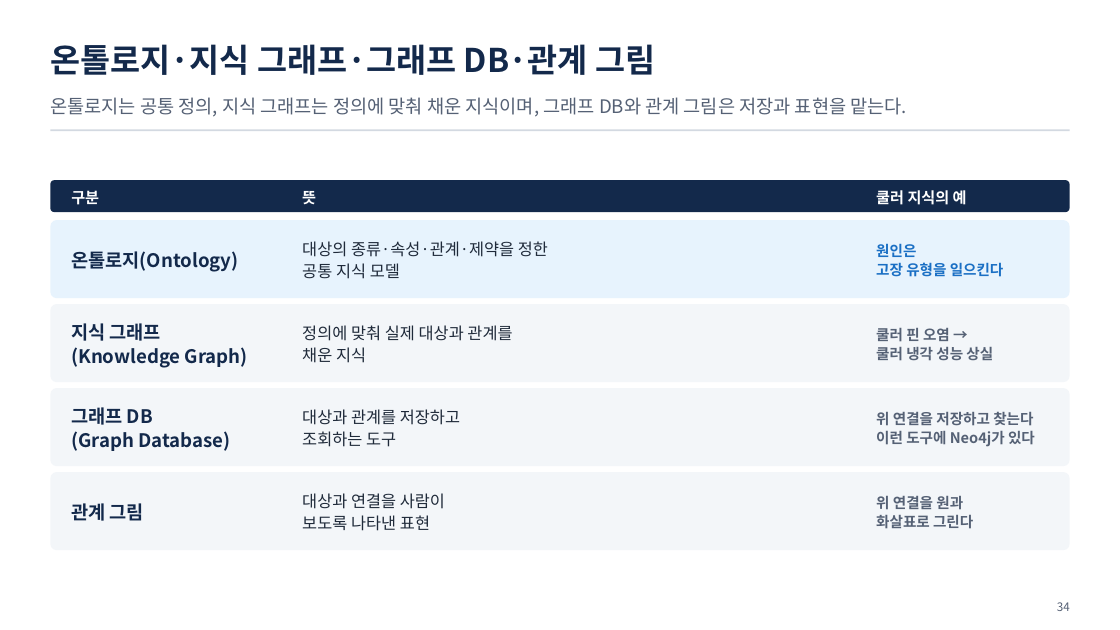
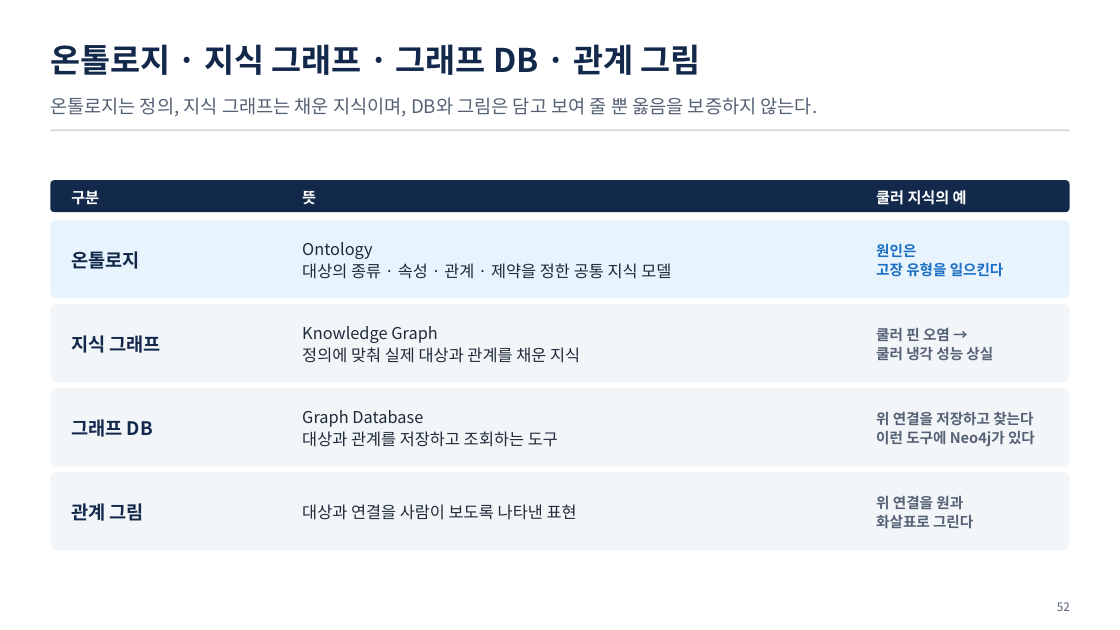
Before and after one commit to uengine-oss/hyd-iot-edu, a slide deck: slide 52 of workspace/강의제작/산출물/통합반/이론_오프라인/01회차/통합반_오프라인_01회차.pptx (slide 34 before the commit). Drawn at 1120x630 pixels with LibreOffice and Linux fonts; fonts in the diff are those of the drawing. Boxes give left, top, right and bottom in pixels: in the first picture for what was removed or moved away, otherwise in the second. Text is boxed around its words. In the diff, an @@ line names an element or a change of style, - is before the commit and + after.

Commit message:
1회차 현장 이론 덱(두 반 공통, 토요일 11/14) 새 온라인 74장 판으로 다시 조립: 66장(받는 온라인 본문 53장 모두 · 실습 장 8장 뺌 · 간지는 구분만 이론), 노트는 현장용(물음 · 화면 근거 · 되짚을 곳), 옛 판의 새 장 둘은 새 온라인 장이 맡아 없앰, 실전반 off01은 통합반 1회차 원고를 받음. 노트점검 0 · 겹침 0 · 낱말줄 0 · 대조 다른 장 0

```diff
--- a/workspace/강의제작/산출물/통합반/이론_오프라인/01회차/통합반_오프라인_01회차.pptx
+++ b/workspace/강의제작/산출물/통합반/이론_오프라인/01회차/통합반_오프라인_01회차.pptx
@@ text at bbox=[50, 44, 700, 75]: spaces changed @@
-온톨로지·지식 그래프·그래프 DB·관계 그림
+온톨로지 · 지식 그래프 · 그래프 DB · 관계 그림
@@ text at bbox=[50, 97, 818, 117]: text changed @@
-온톨로지는 공통 정의, 지식 그래프는 정의에 맞춰 채운 지식이며, 그래프 DB와 관계 그림은 저장과 표현을 맡는다.
+온톨로지는 정의, 지식 그래프는 채운 지식이며, DB와 그림은 담고 보여 줄 뿐 옳음을 보증하지 않는다.
@@ text at bbox=[71, 251, 139, 269]: text changed @@
-온톨로지(Ontology)
+온톨로지
@@ text at bbox=[302, 242, 671, 279]: text changed @@
-대상의 종류·속성·관계·제약을 정한
-공통 지식 모델
+Ontology
+대상의 종류 · 속성 · 관계 · 제약을 정한 공통 지식 모델
@@ text at bbox=[302, 326, 580, 363]: text changed @@
-정의에 맞춰 실제 대상과 관계를
-채운 지식
+Knowledge Graph
+정의에 맞춰 실제 대상과 관계를 채운 지식
@@ text at bbox=[71, 335, 161, 353]: text changed @@
-지식 그래프
-(Knowledge Graph)
+지식 그래프
@@ text at bbox=[71, 419, 153, 437]: text changed @@
-그래프 DB
-(Graph Database)
+그래프 DB
@@ text at bbox=[302, 410, 558, 447]: text changed @@
-대상과 관계를 저장하고
-조회하는 도구
+Graph Database
+대상과 관계를 저장하고 조회하는 도구
@@ text at bbox=[302, 504, 577, 520]: text changed @@
-대상과 연결을 사람이
-보도록 나타낸 표현
+대상과 연결을 사람이 보도록 나타낸 표현
@@ text at bbox=[1057, 602, 1070, 611]: text changed @@
-34
+52
```
Also in this commit, not shown: 24 other slides changed, 40 slides added, 20 slides removed, 8 other files.
